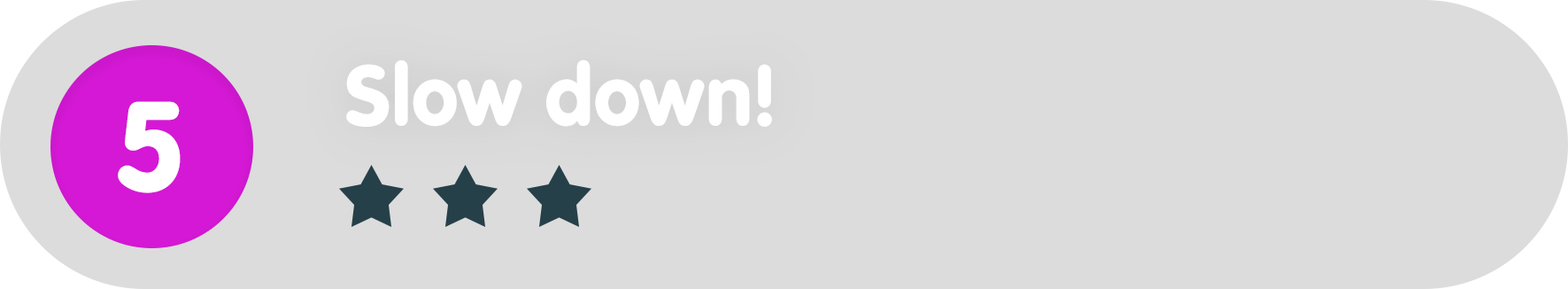
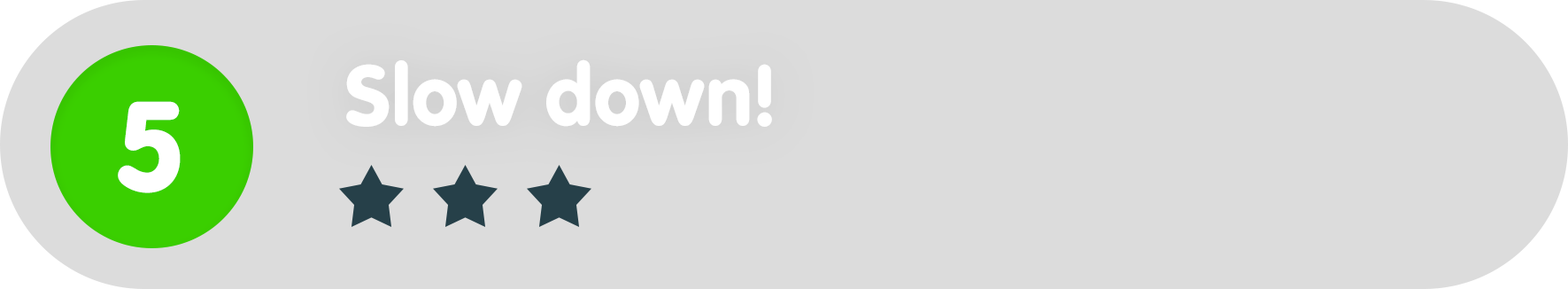
Revision of a layered 1568px x 289px image; what changed, layer by layer:
painted on "Ellipse_green" over [50, 45, 254, 248]
